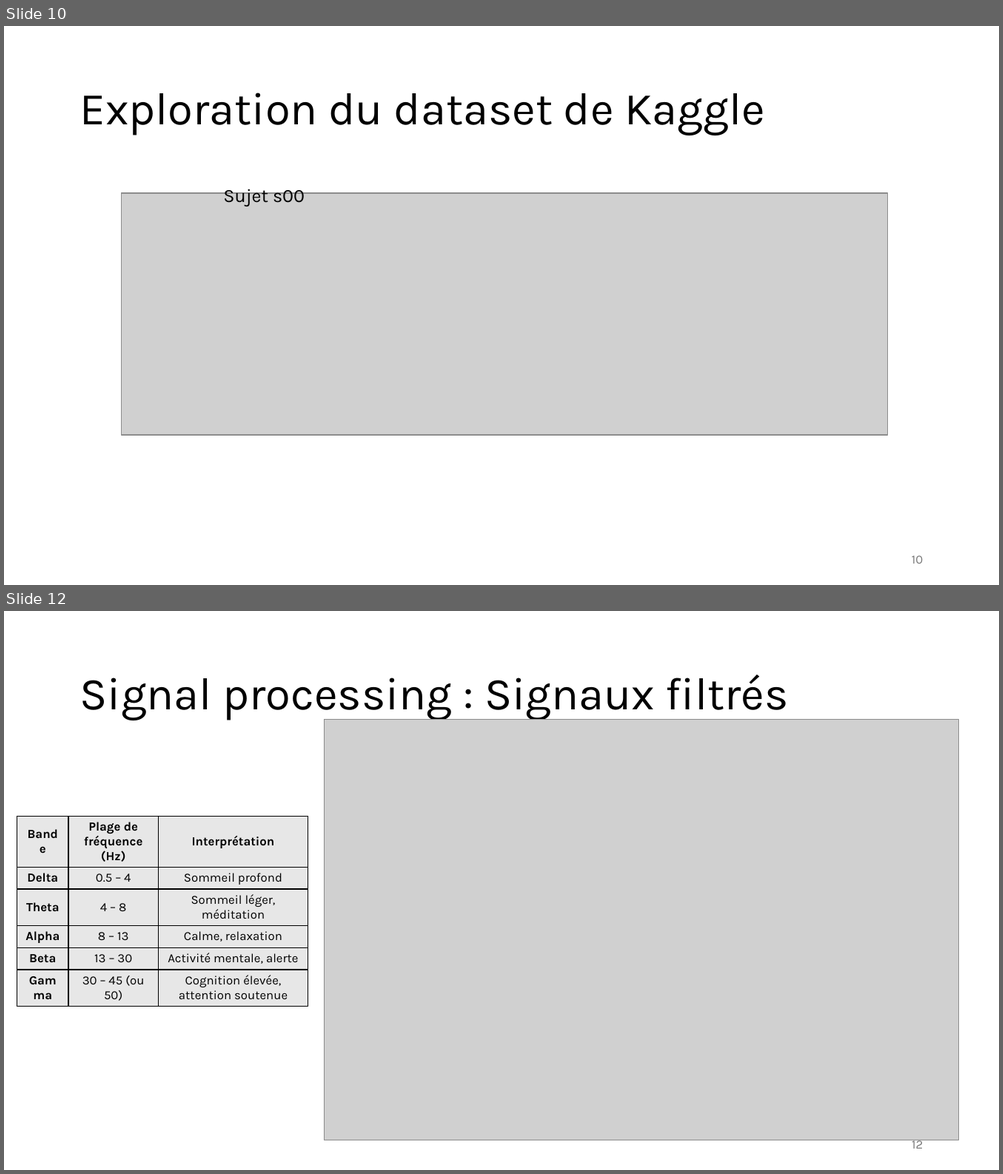
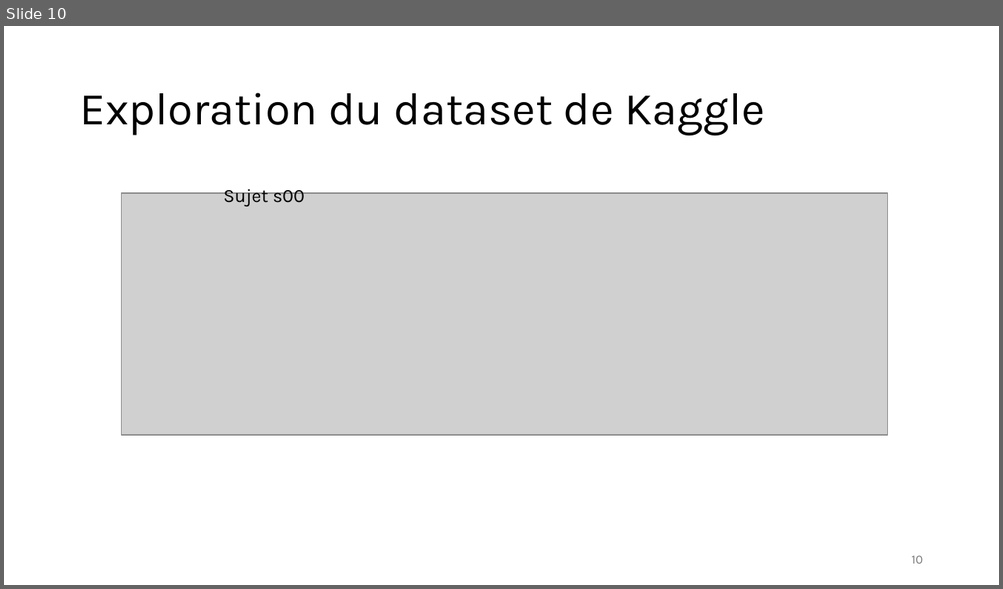
Before and after one commit to robinguiavarch/XAIGUIFORMER_MLReproducibility, a slide deck: reunions/XAIGUIFORMER_reu1.pptx. Shown one above the other, each under a label of ours: slides 10 and 12 before the commit, slide 10 after it; the slides between them are not shown. The pictures are 1003x1174 and 1003x589 pixels, drawn with LibreOffice and Linux fonts; fonts in the diff are those of the drawing; grey boxes stand for pictures. Boxes give left, top, right and bottom in pixels: in the first picture for what was removed or moved away, otherwise in the second. Text is boxed around its words. In the diff, an @@ line names an element or a change of style, - is before the commit and + after.

```diff
--- a/reunions/XAIGUIFORMER_reu1.pptx
+++ b/reunions/XAIGUIFORMER_reu1.pptx
@@ slide 12 removed at (x1=4, y1=611, x2=999, y2=1170), background #FFFFFF @@
@@ title removed at (x1=79, y1=675, x2=788, y2=721) @@
-Signal processing : Signaux filtrés
@@ picture removed at (x1=324, y1=720, x2=959, y2=1141) @@
@@ table removed at (x1=17, y1=816, x2=308, y2=1010), 6 rows, 3 columns @@
-Bande | Plage de fréquence (Hz) | Interprétation
-Delta | 0.5 – 4 | Sommeil profond
-Theta | 4 – 8 | Sommeil léger, méditation
-Alpha | 8 – 13 | Calme, relaxation
-Beta | 13 – 30 | Activité mentale, alerte
-Gamma | 30 – 45 (ou 50) | Cognition élevée, attention soutenue
@@ page number removed at (x1=911, y1=1138, x2=922, y2=1149) @@
-12
```
Also in this commit, not shown: 2 slides changed, 2 slides added, 2 other files.
